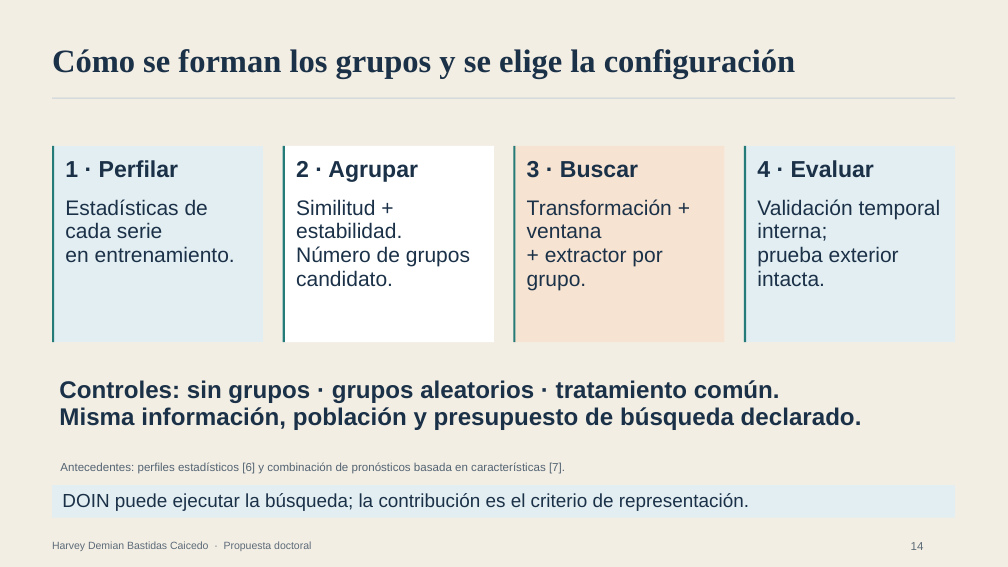
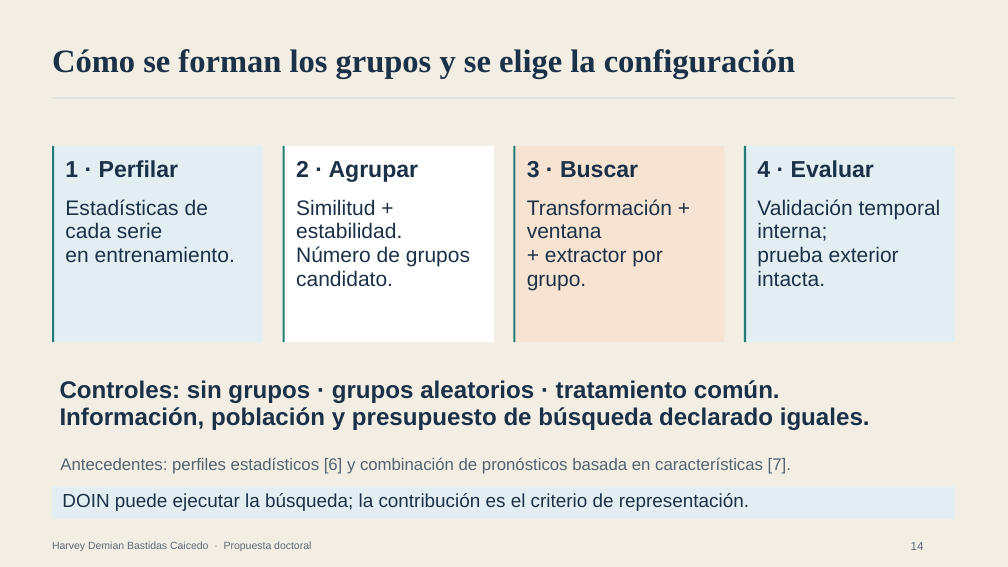
Before and after one commit to harveybc/predictor, a slide deck: slide 9 of docs/presentacion_entrevista_postulacion_doctoral_revisada.pptx. Drawn at 1008x567 pixels with LibreOffice and Linux fonts; fonts in the diff are those of the drawing. Boxes give left, top, right and bottom in pixels: in the first picture for what was removed or moved away, otherwise in the second. Text is boxed around its words. In the diff, an @@ line names an element or a change of style, - is before the commit and + after.

```diff
--- a/docs/presentacion_entrevista_postulacion_doctoral_revisada.pptx
+++ b/docs/presentacion_entrevista_postulacion_doctoral_revisada.pptx
@@ text at (60, 407, 870, 430): text changed @@
-Misma información, población y presupuesto de búsqueda declarado.
+Información, población y presupuesto de búsqueda declarado iguales.
@@ text "Antecedentes: perfiles estadísticos [6] y ..." at (60, 457, 791, 474): size 11 to 16 pt @@
```
Also in this commit, not shown: 10 other slides changed, 4 other files.
